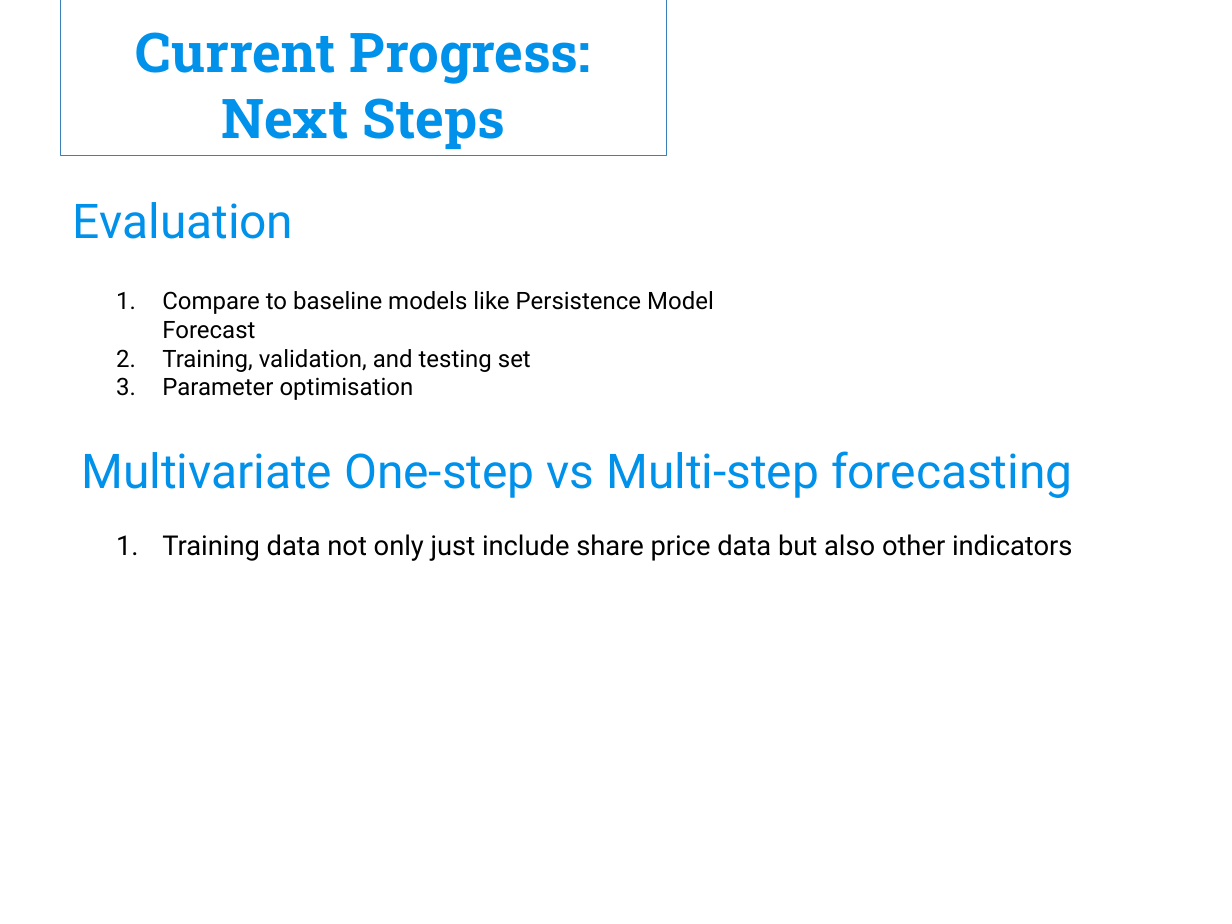
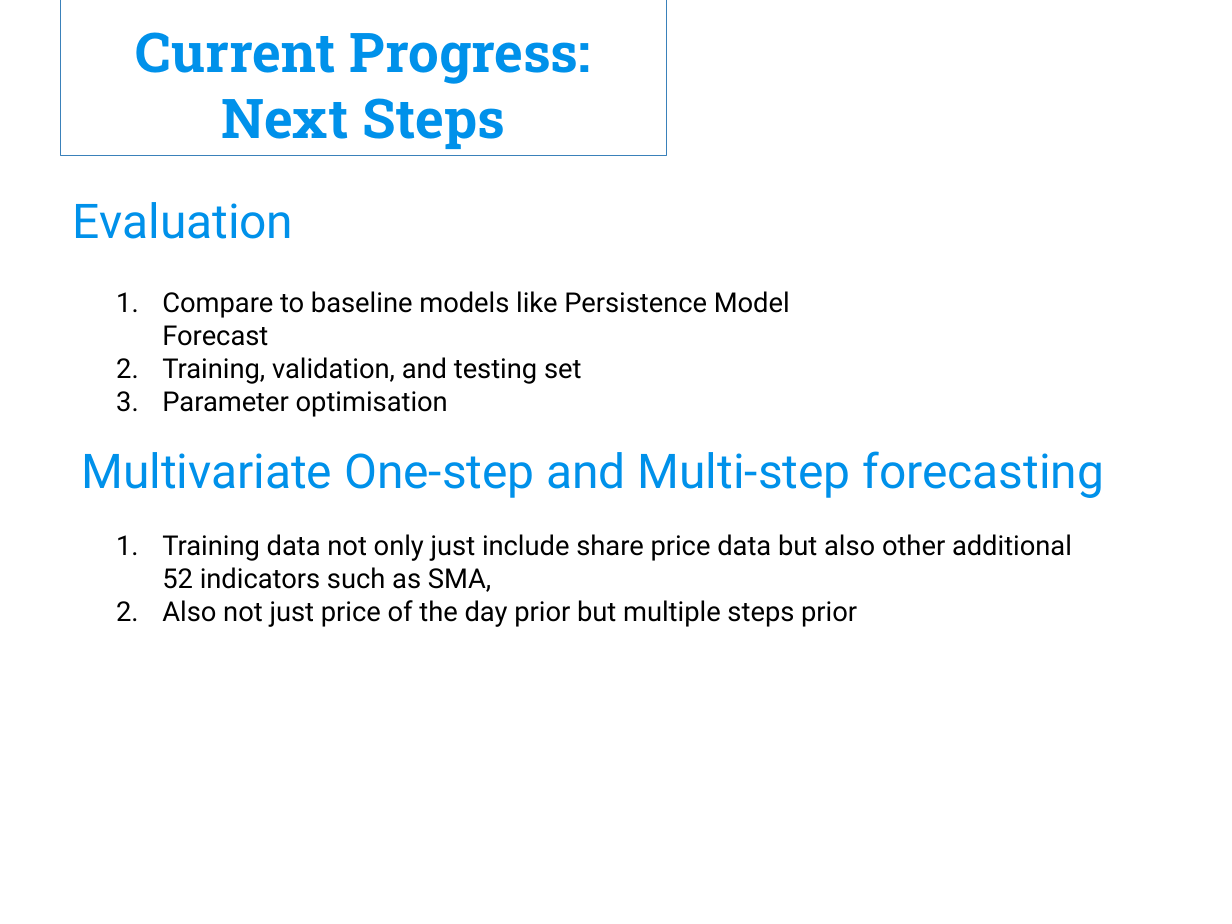
Before and after one commit to FinnZC/Stock-AI, a slide deck: slide 13 of Other/Hons Meeting 3 Presentation.pptx (slide 9 before the commit). Drawn at 1232x924 pixels with LibreOffice and Linux fonts; fonts in the diff are those of the drawing; background and template pictures are left out. Boxes give left, top, right and bottom in pixels: in the first picture for what was removed or moved away, otherwise in the second. Text is boxed around its words. In the diff, an @@ line names an element or a change of style, - is before the commit and + after.

Commit message:
Now multistep models works with prior x occurances and future y prices

```diff
--- a/Other/Hons Meeting 3 Presentation.pptx
+++ b/Other/Hons Meeting 3 Presentation.pptx
@@ text "Compare to baseline models like ..." at [162, 291, 790, 417]: size 14 to 16 pt @@
@@ text at [81, 451, 1104, 498]: text changed @@
-Multivariate One-step vs Multi-step forecasting
+Multivariate One-step and Multi-step forecasting
@@ text at [162, 534, 1072, 627]: text changed @@
-1. Training data not only just include share price data but also other indicators
+1. Training data not only just include share price data but also other additional 52 indicators such as SMA,
+2. Also not just price of the day prior but multiple steps prior
```
Also in this commit, not shown: 2 other slides changed, 5 slides added, 1 slide removed, 4 other files.
